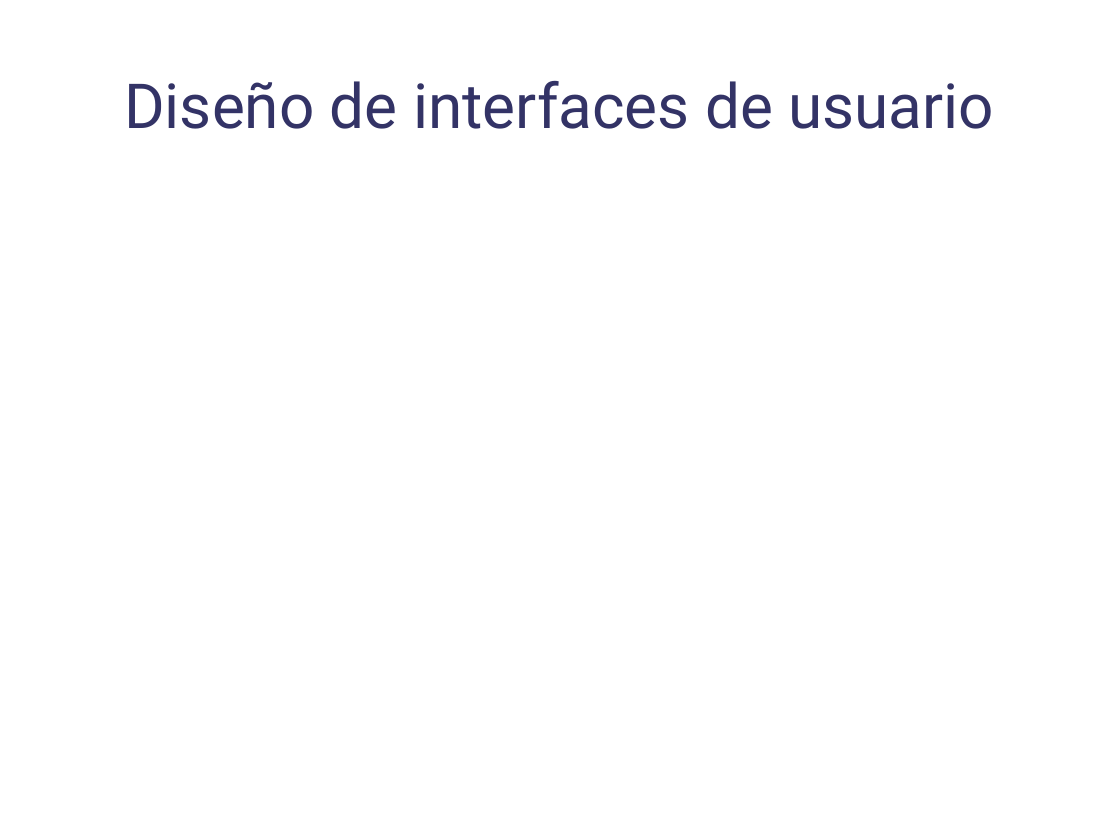
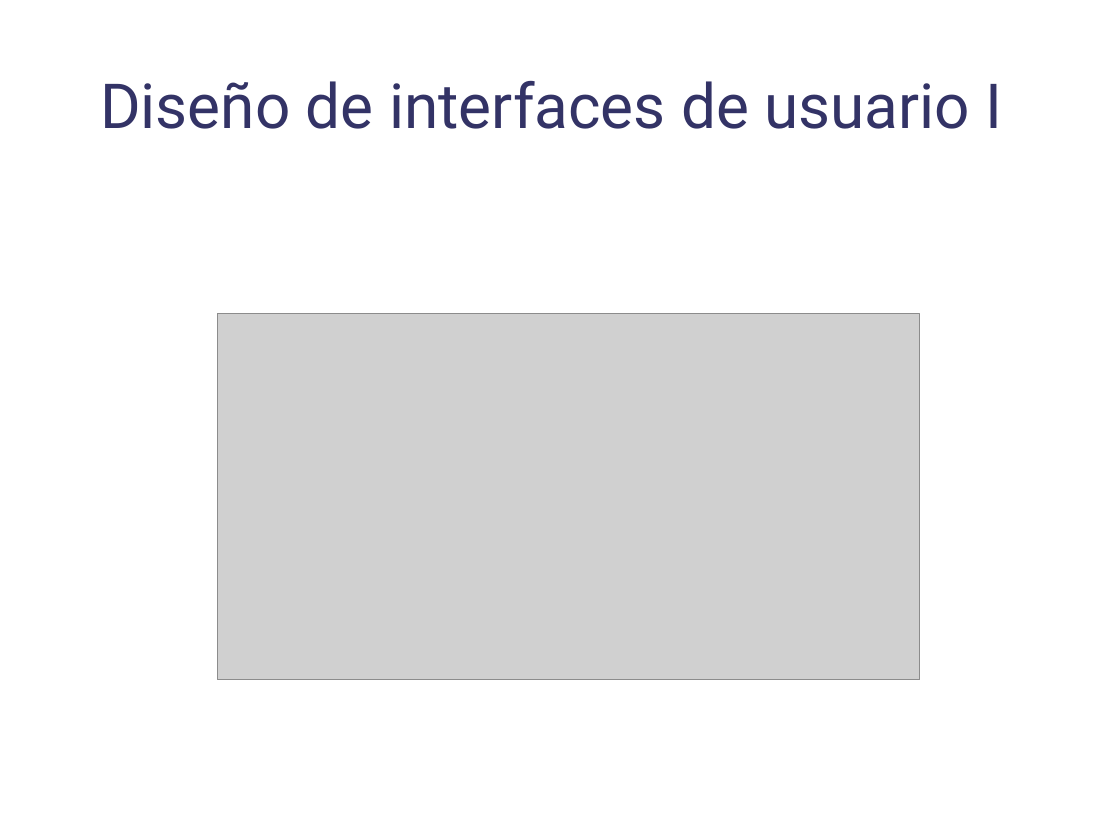
Before and after one commit to danoco78/touchteam, a slide deck: slide 21 of 2_iteracion/Planificacion/InformacionPresentacion/[Sergio] Presentacion-Analisis.odp (slide 19 before the commit). Drawn at 1120x840 pixels with LibreOffice and Linux fonts; fonts in the diff are those of the drawing; grey boxes stand for pictures; background and template pictures are left out. Boxes give left, top, right and bottom in pixels: in the first picture for what was removed or moved away, otherwise in the second. Text is boxed around its words. In the diff, an @@ line names an element or a change of style, - is before the commit and + after.

Commit message:
Modificada presentación del equipo de análisis. Arreglado documento de diseño.

```diff
--- a/2_iteracion/Planificacion/InformacionPresentacion/[Sergio] Presentacion-Analisis.odp
+++ b/2_iteracion/Planificacion/InformacionPresentacion/[Sergio] Presentacion-Analisis.odp
@@ title at <box>100,81,1002,129</box>: text changed @@
-Diseño de interfaces de usuario
+Diseño de interfaces de usuario I
@@ picture added at <box>217,314,921,680</box> @@
```
Also in this commit, not shown: 2 other slides changed, 4 slides added, 1 slide removed, 1 other file.
